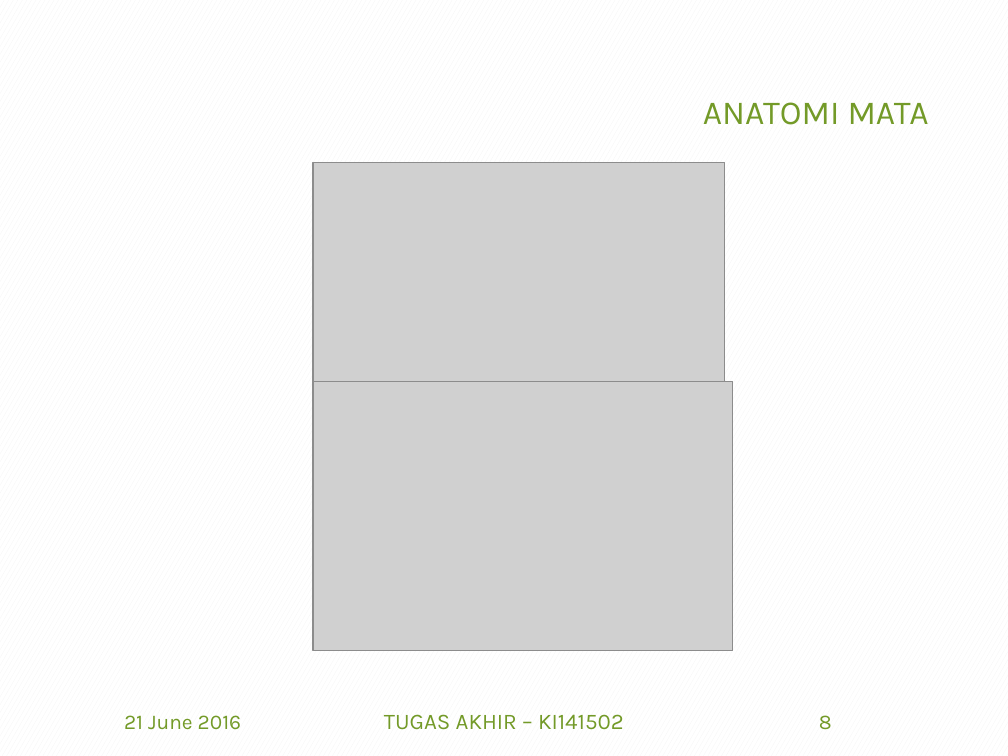
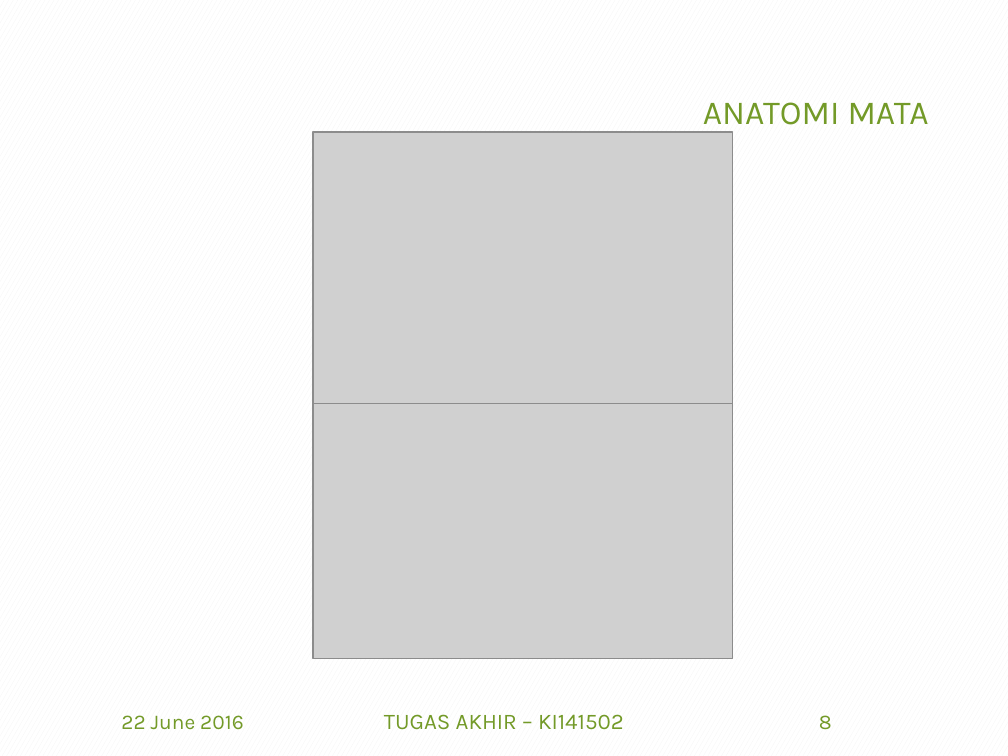
Before and after one commit to afdhalbasith/TA, a slide deck: slide 8 of SiapSidang/5112100153_Afdhal B.pptx. Drawn at 1008x756 pixels with LibreOffice and Linux fonts; fonts in the diff are those of the drawing; grey boxes stand for pictures; background and template pictures are left out. Boxes give left, top, right and bottom in pixels: in the first picture for what was removed or moved away, otherwise in the second. Text is boxed around its words. In the diff, an @@ line names an element or a change of style, - is before the commit and + after.

```diff
--- a/SiapSidang/5112100153_Afdhal B.pptx
+++ b/SiapSidang/5112100153_Afdhal B.pptx
@@ picture: place and size @@
-picture at [312,162,725,394]
+picture at [312,132,733,403]
@@ picture: place and size @@
-picture at [312,381,733,651]
+picture at [312,389,733,659]
@@ text at [121,715,244,730]: text changed @@
-21 June 2016
+22 June 2016
```
Also in this commit, not shown: 86 other slides changed.
